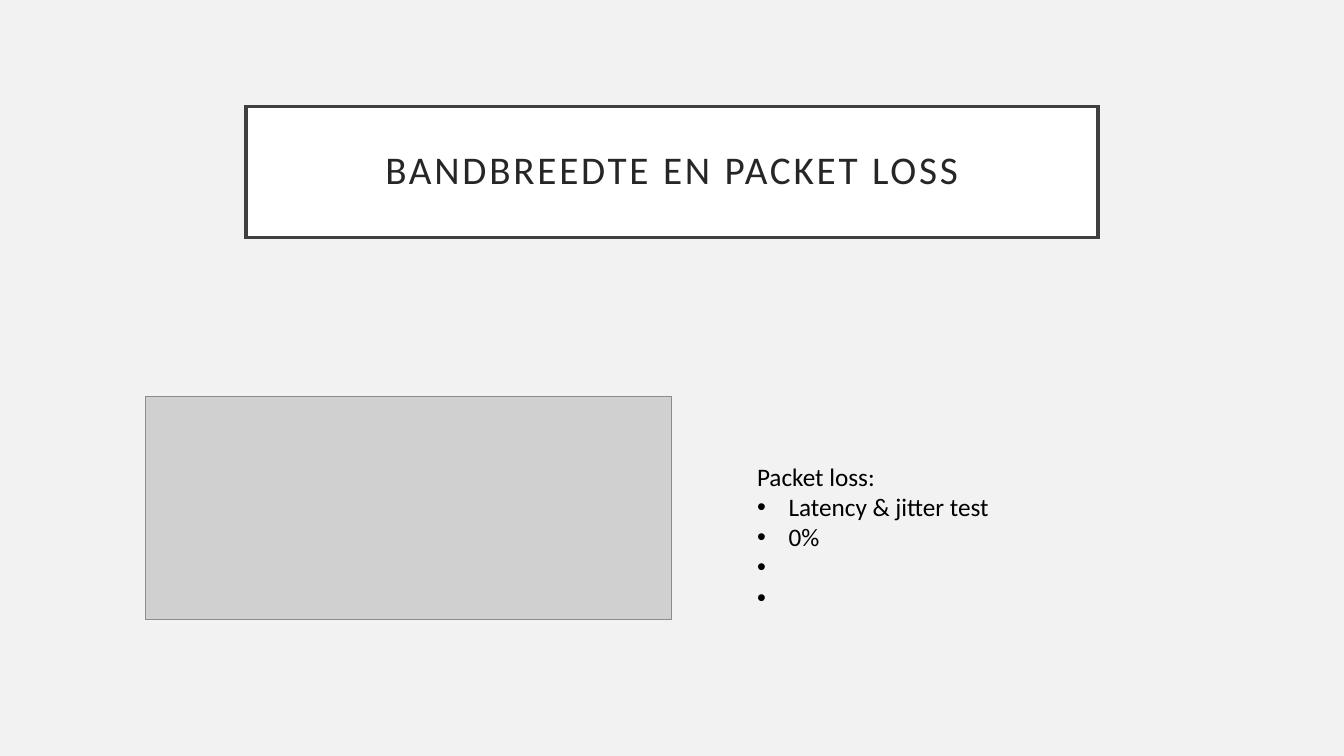
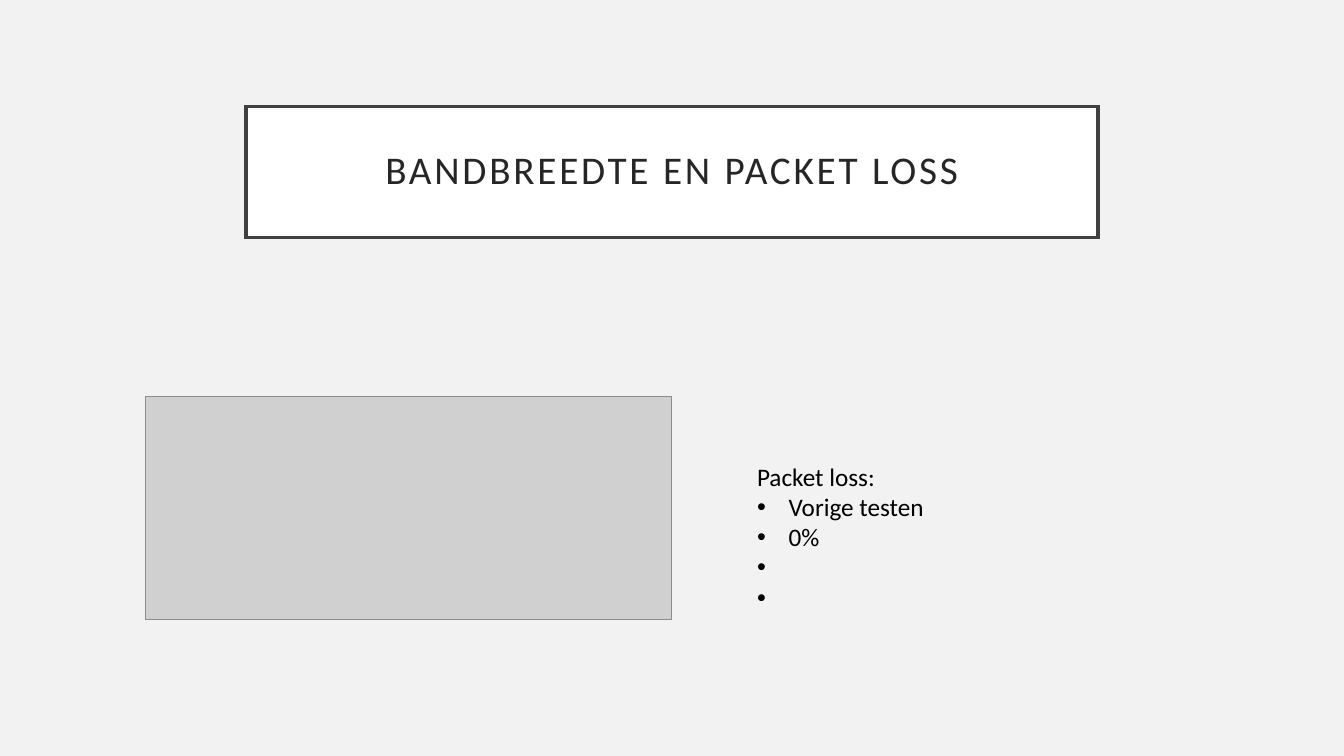
Before and after one commit to JanDeSomviele/Bachelorproef2025, a slide deck: slide 11 of Bachelorproef2025JanDeSomviele.odp. Drawn at 1344x756 pixels with LibreOffice and Linux fonts; fonts in the diff are those of the drawing; grey boxes stand for pictures. Boxes give left, top, right and bottom in pixels: in the first picture for what was removed or moved away, otherwise in the second. Text is boxed around its words. In the diff, an @@ line names an element or a change of style, - is before the commit and + after.

```diff
--- a/Bachelorproef2025JanDeSomviele.odp
+++ b/Bachelorproef2025JanDeSomviele.odp
@@ text at box(789, 498, 923, 521): text changed @@
-• Latency & jitter test
+• Vorige testen
```
Also in this commit, not shown: 5 other slides changed, 1 slide added, 1 slide removed, 3 other files.
